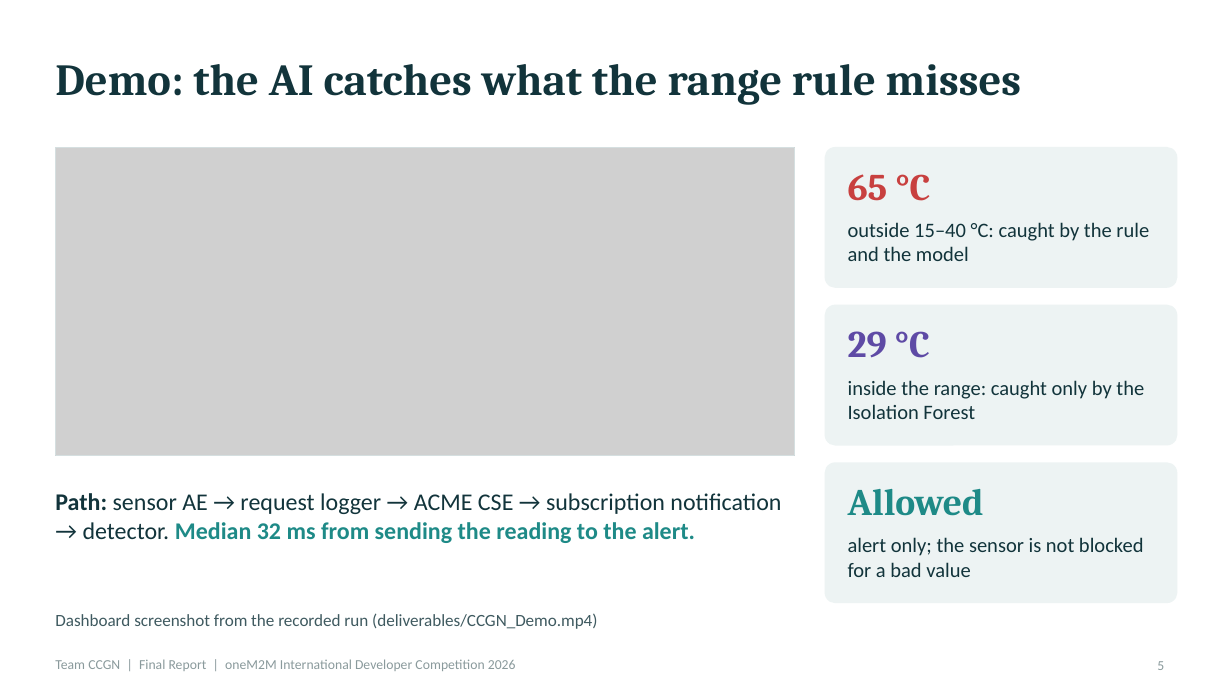
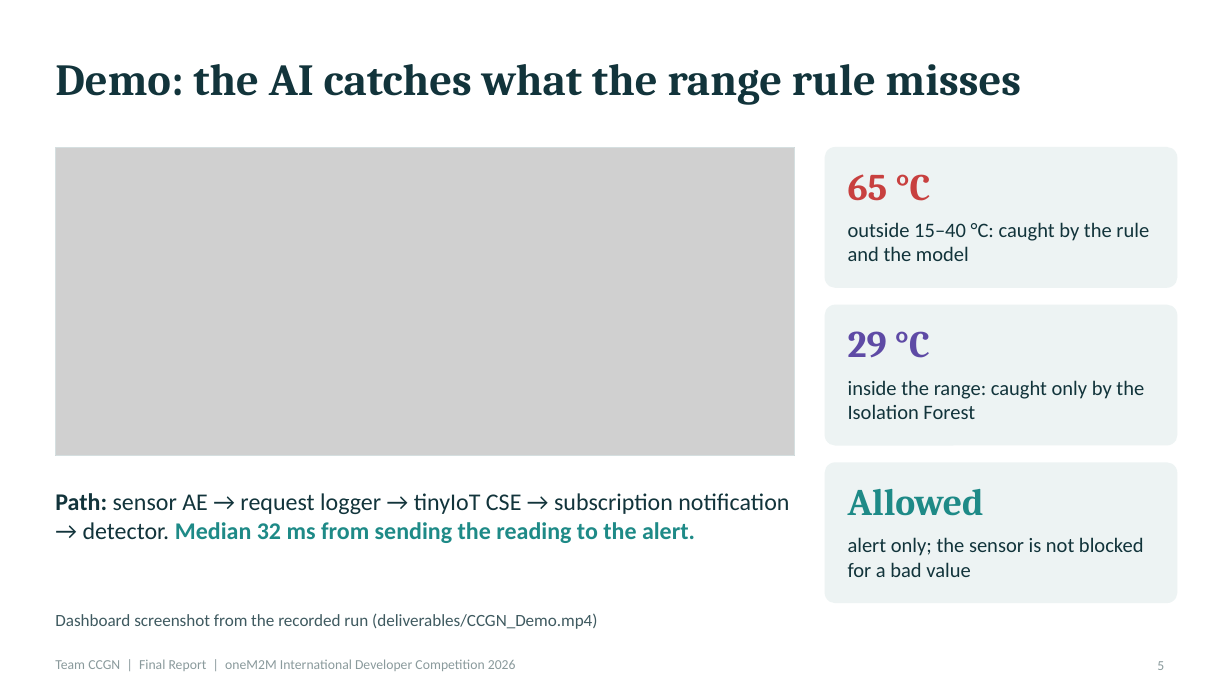
Before and after one commit to easycode42/ccgn-edge-iot-security, a slide deck: slide 5 of deliverables/CCGN_Final_Report.pptx. Drawn at 1232x693 pixels with LibreOffice and Linux fonts; fonts in the diff are those of the drawing; grey boxes stand for pictures. Boxes give left, top, right and bottom in pixels: in the first picture for what was removed or moved away, otherwise in the second. Text is boxed around its words. In the diff, an @@ line names an element or a change of style, - is before the commit and + after.

```diff
--- a/deliverables/CCGN_Final_Report.pptx
+++ b/deliverables/CCGN_Final_Report.pptx
@@ text at [55,493,789,543]: text changed @@
-Path: sensor AE → request logger → ACME CSE → subscription notification → detector. Median 32 ms from sending the reading to the alert.
+Path: sensor AE → request logger → tinyIoT CSE → subscription notification → detector. Median 32 ms from sending the reading to the alert.
```
Also in this commit, not shown: 2 other slides changed, 16 other files.
